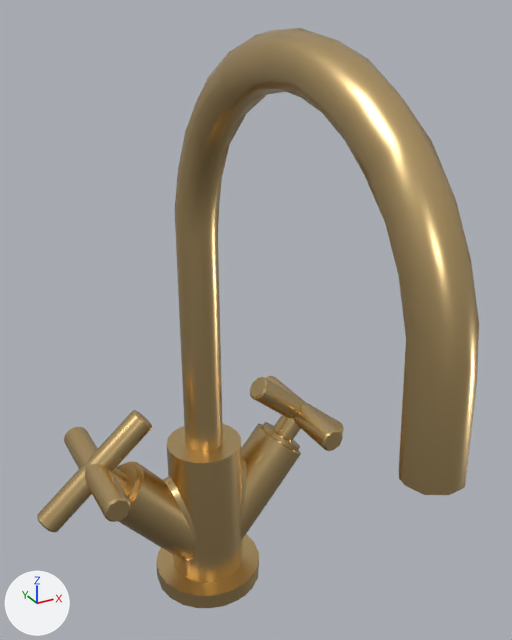
Before and after pictures for a commit that changed the glTF model models/22-513-892-28.glb.
Both versions are drawn from a 50 mm camera at (-0.131, -0.224, 0.299) aimed at (0.001, 0.016, 0.179). Arrows for +X, +Y and +Z are at lower left; the lights stay in place. The picture after the commit comes second. Where no turn or scale is listed for an object, it has been applied to the vertices.

The first picture shows 'L_371058ef_0f02_43a9_b4b8_7bc3ba85c9c8_I1', 'L_40292fc8_8226_4e38_a911_84e616a1447a_I2', 'L_85eb14ae_3e29_46f2_87a0_adb121c5a3f2_I3', 'L_aebabbb1_322c_48e3_8798_877ce0681c3e_I4', 'L_b1cc2468_1b43_49ec_a76c_5935a66f385f_I6', 'L_d3dcbb2b_4c44_437a_949d_012641e3e39b_I7', 'L_d9a1821b_6350_4af8_81e9_f33a4fe3cdb1_I8'.
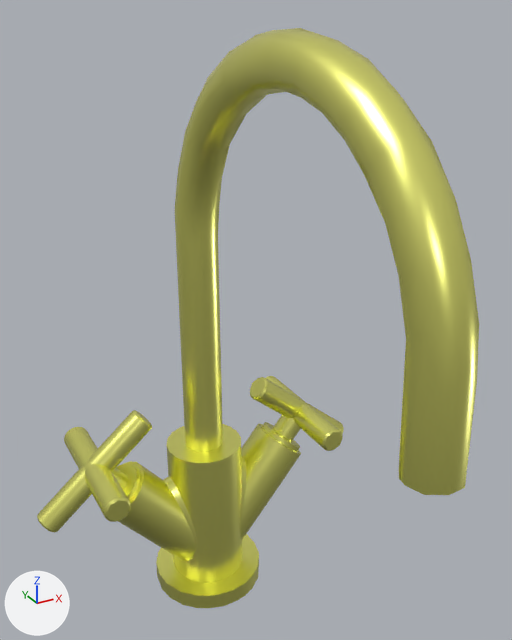
The change in detail:
Material 'D_28' (mat_d_28) is new.
Its base color is (0.998, 0.998, 0.25) (yellow #ffff89).
Its metallic is 1.0.
Its roughness is 0.3.
me_l_371058ef_0f02_43a9_b4b8_7bc3ba85c9c8_i1_004 has 172 vertices, 340 faces and spans x -0.0897..-0.0288, y 0.0355..0.1056, z 0.0627..0.1164.
me_l_371058ef_0f02_43a9_b4b8_7bc3ba85c9c8_i1_004 no longer uses material mat_dornbracht_28 (beige #ddbe86).
me_l_371058ef_0f02_43a9_b4b8_7bc3ba85c9c8_i1_004 gains material mat_d_28 (yellow #ffff89).
me_l_40292fc8_8226_4e38_a911_84e616a1447a_i2_004 has 32 vertices, 60 faces and spans x 0.0375..0.0581, y 0.0582..0.0828, z 0.0671..0.085.
me_l_40292fc8_8226_4e38_a911_84e616a1447a_i2_004 no longer uses material mat_dornbracht_28 (beige #ddbe86).
me_l_40292fc8_8226_4e38_a911_84e616a1447a_i2_004 gains material mat_d_28 (yellow #ffff89).
me_l_85eb14ae_3e29_46f2_87a0_adb121c5a3f2_i3_004 has 195 vertices, 386 faces and spans x -0.01..0.01, y -0.105..0.081, z 0.088..0.294.
me_l_85eb14ae_3e29_46f2_87a0_adb121c5a3f2_i3_004 no longer uses material mat_dornbracht_28 (beige #ddbe86).
me_l_85eb14ae_3e29_46f2_87a0_adb121c5a3f2_i3_004 gains material mat_d_28 (yellow #ffff89).
me_l_aebabbb1_322c_48e3_8798_877ce0681c3e_i4_004 has 172 vertices, 340 faces and spans x 0.0287..0.0897, y 0.0355..0.1056, z 0.0627..0.1164.
me_l_aebabbb1_322c_48e3_8798_877ce0681c3e_i4_004 no longer uses material mat_dornbracht_28 (beige #ddbe86).
me_l_aebabbb1_322c_48e3_8798_877ce0681c3e_i4_004 gains material mat_d_28 (yellow #ffff89).
me_l_b1cc2468_1b43_49ec_a76c_5935a66f385f_i6_004 has 32 vertices, 60 faces and spans x -0.058..-0.0374, y 0.0581..0.0828, z 0.0671..0.085.
me_l_b1cc2468_1b43_49ec_a76c_5935a66f385f_i6_004 no longer uses material mat_dornbracht_28 (beige #ddbe86).
me_l_b1cc2468_1b43_49ec_a76c_5935a66f385f_i6_004 gains material mat_d_28 (yellow #ffff89).
me_l_d3dcbb2b_4c44_437a_949d_012641e3e39b_i7_004 has 349 vertices, 694 faces and spans x -0.0583..0.0583, y 0.0506..0.0904, z 0.009..0.088.
me_l_d3dcbb2b_4c44_437a_949d_012641e3e39b_i7_004 no longer uses material mat_dornbracht_28 (beige #ddbe86).
me_l_d3dcbb2b_4c44_437a_949d_012641e3e39b_i7_004 gains material mat_d_28 (yellow #ffff89).
me_l_d9a1821b_6350_4af8_81e9_f33a4fe3cdb1_i8_004 has 43 vertices, 82 faces and spans x -0.0296..0.0296, y 0.041..0.1002, z 0.0..0.009.
me_l_d9a1821b_6350_4af8_81e9_f33a4fe3cdb1_i8_004 no longer uses material mat_dornbracht_28 (beige #ddbe86).
me_l_d9a1821b_6350_4af8_81e9_f33a4fe3cdb1_i8_004 gains material mat_d_28 (yellow #ffff89).

Where the change shows, as pixel boxes (x1, y1, x2, y2) in the pictures (512 x 640 px):
'L_85eb14ae_3e29_46f2_87a0_adb121c5a3f2_I3', recoloured (beige to yellow)
    both: (175, 28, 479, 495)
'L_d3dcbb2b_4c44_437a_949d_012641e3e39b_I7', recoloured (beige to yellow)
    both: (118, 423, 301, 583)
'L_371058ef_0f02_43a9_b4b8_7bc3ba85c9c8_I1', recoloured (beige to yellow)
    both: (37, 410, 152, 532)
'L_d9a1821b_6350_4af8_81e9_f33a4fe3cdb1_I8', recoloured (beige to yellow)
    both: (156, 534, 259, 608)
'L_aebabbb1_322c_48e3_8798_877ce0681c3e_I4', recoloured (beige to yellow)
    both: (250, 376, 344, 451)
'L_b1cc2468_1b43_49ec_a76c_5935a66f385f_I6', recoloured (beige to yellow)
    both: (116, 463, 140, 500)
'L_40292fc8_8226_4e38_a911_84e616a1447a_I2', recoloured (beige to yellow)
    both: (262, 422, 300, 452)
